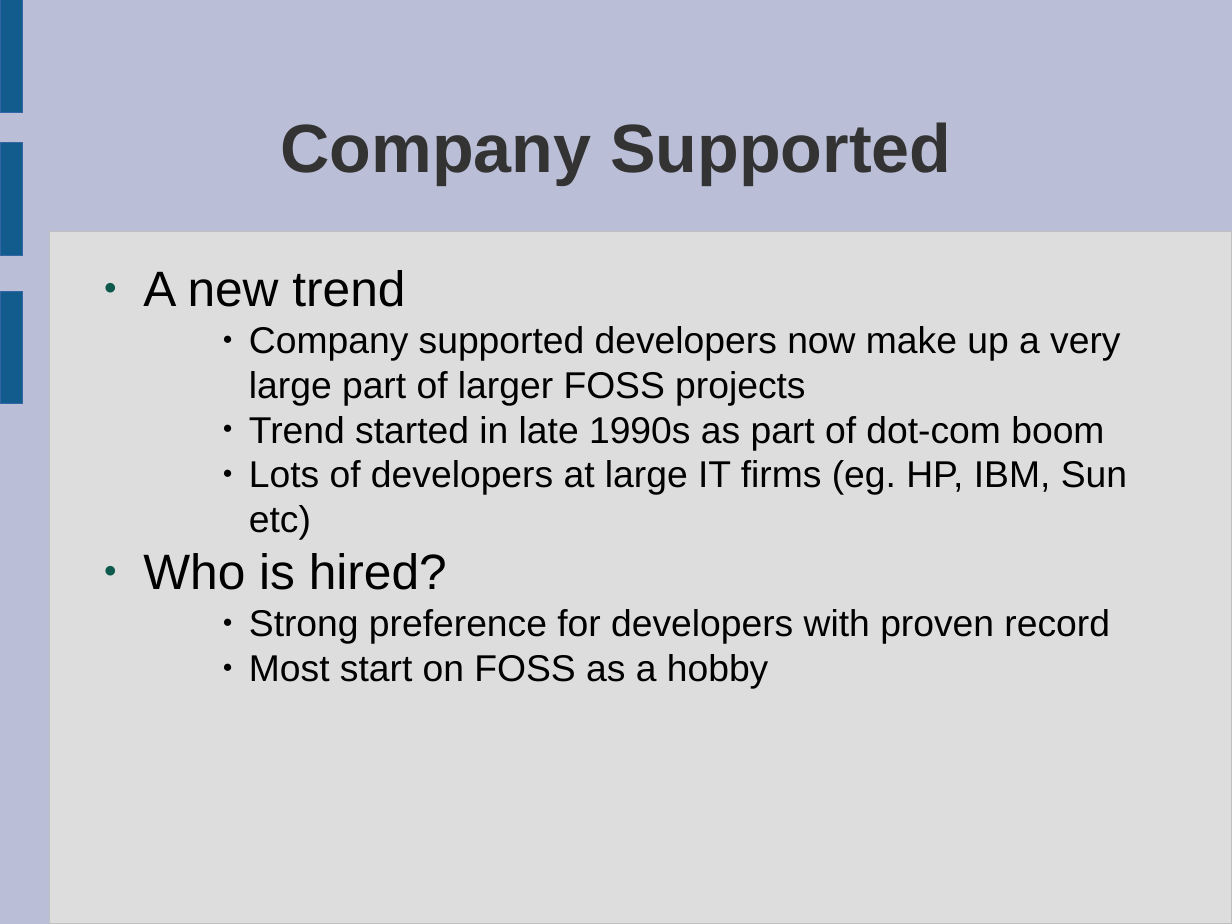
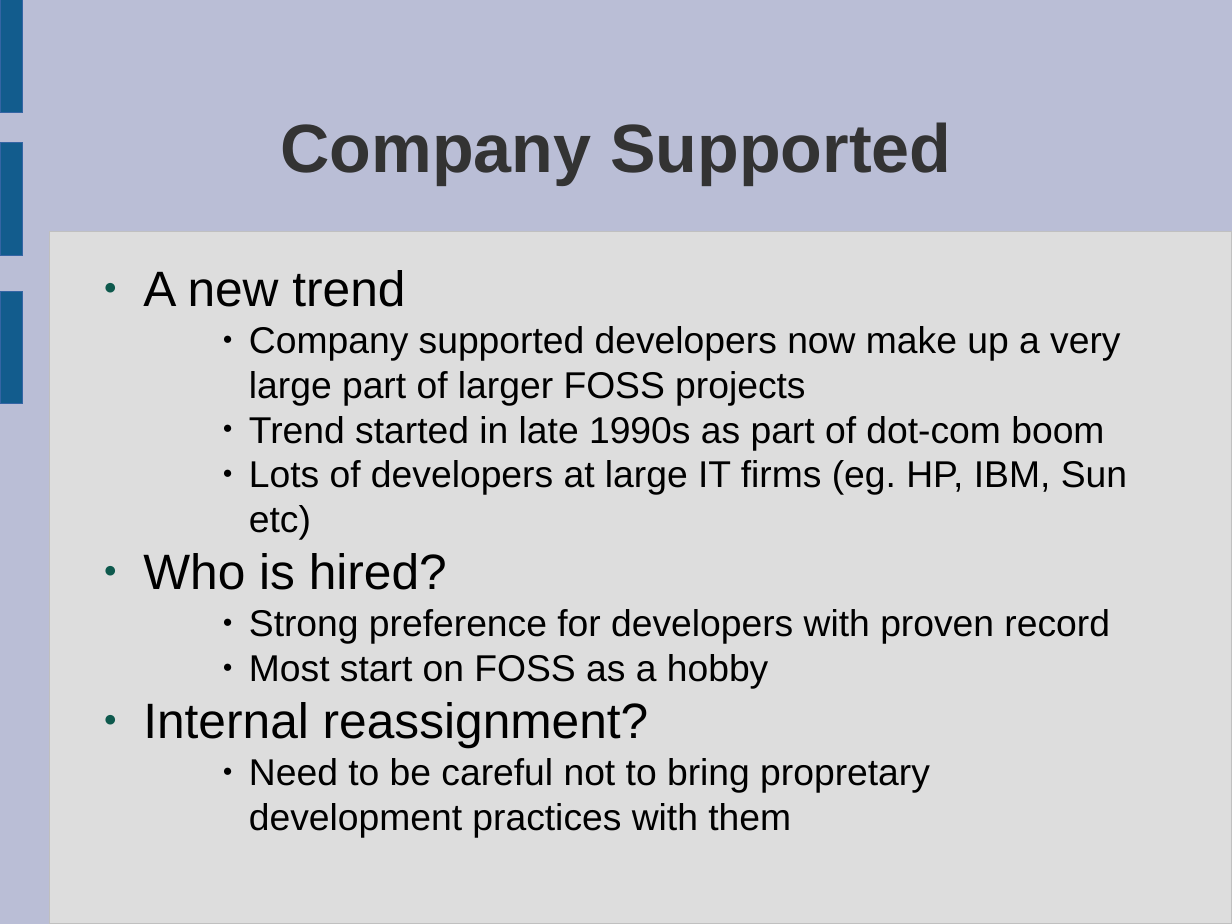
Before and after one commit to laurencesmart/comp8440, a slide deck: slide 7 of lectures/foss_motivation.odp. Drawn at 1232x924 pixels with LibreOffice and Linux fonts; fonts in the diff are those of the drawing. Boxes give left, top, right and bottom in pixels: in the first picture for what was removed or moved away, otherwise in the second. Text is boxed around its words. In the diff, an @@ line names an element or a change of style, - is before the commit and + after.

```diff
--- a/lectures/foss_motivation.odp
+++ b/lectures/foss_motivation.odp
@@ text at [143, 702, 930, 838]: paragraphs added @@
+● Internal reassignment?
+    ● Need to be careful not to bring propretary development practices with them
```
Also in this commit, not shown: 2 other slides changed, 5 other files.
